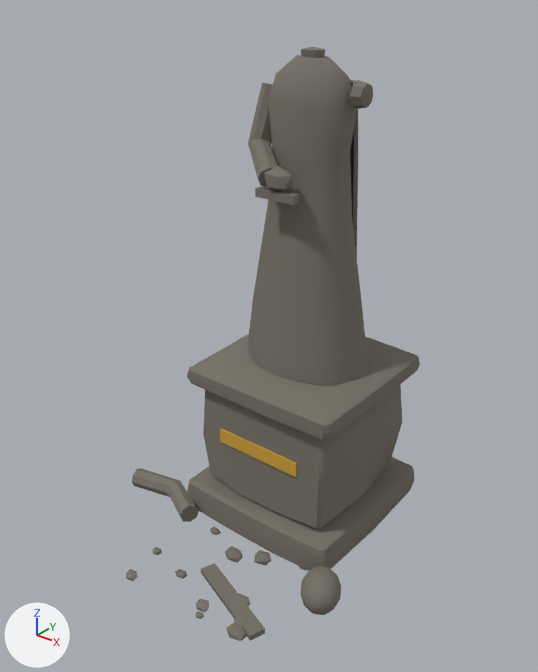
A saved change to the glTF model godot/assets/props/modelle/statue_kaputt.glb.
Before and after are seen from a 50 mm camera at (2.03, -2.85, 2.75) aimed at (0.05, -0.37, 1.21). The axes (+X, +Y, +Z) are drawn at lower left. The lights are the same throughout. The picture after the commit comes second. Vertices at exactly the same position are counted once.

Script lines for the objects in view, before the commit:
```python
me_statue_kaputt = bpy.data.meshes.new('statue_kaputt')
me_statue_kaputt.from_pydata(...)  # 742 vertices, 1380 faces; spans x -0.86..0.65, y -1.07..0.48, z -0.01..2.46
# faces by material slot: [1368, 12]
me_statue_kaputt.materials.append(mat_stein)  # grey #797369
me_statue_kaputt.materials.append(mat_fahne_gold)  # orange #cd9f35
ob_statue_kaputt = bpy.data.objects.new('statue_kaputt', me_statue_kaputt)
ob_statue_kaputt.location = (0.0, 0.0, 0.0)
```
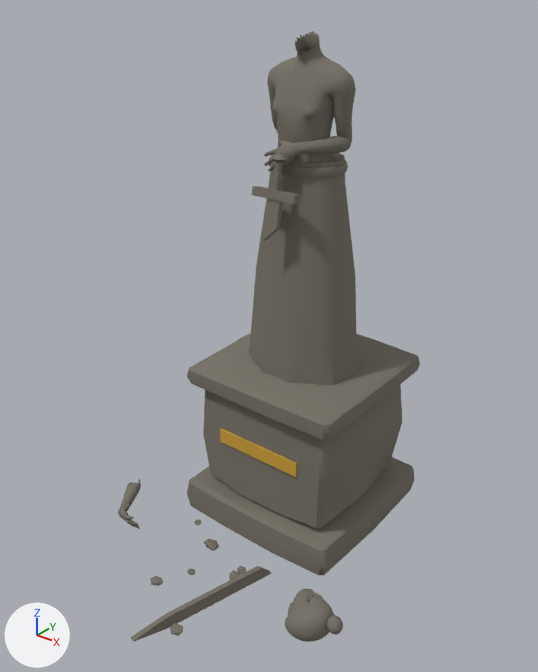
Changed parts and their boxes [x1, y1, x2, y2] in the pictures (538 x 672 px; the box of a moved part takes in the faces that stretch with it):
'statue_kaputt', reshaped: before [126, 47, 420, 641]; after [118, 31, 420, 642]
part 1 of me_statue_kaputt, moved or reshaped: before [255, 187, 299, 205]; after [252, 186, 300, 204]
part 2 of me_statue_kaputt, moved or reshaped (not visible afterwards): before [225, 546, 243, 563]
part 3 of me_statue_kaputt, moved or reshaped: before [175, 569, 187, 579]; after [150, 576, 163, 586]
part 4 of me_statue_kaputt, moved or reshaped: before [196, 599, 209, 613]; after [170, 623, 183, 636]
part 5 of me_statue_kaputt, moved or reshaped (not visible afterwards): before [210, 526, 221, 535]
part 6 of me_statue_kaputt, moved or reshaped (not visible afterwards): before [153, 547, 162, 555]
part 7 of me_statue_kaputt, moved or reshaped: before [195, 611, 204, 619]; after [195, 519, 201, 525]
part 8 of me_statue_kaputt, moved or reshaped: before [237, 593, 250, 606]; after [187, 568, 195, 575]
part 9 of me_statue_kaputt, moved or reshaped: before [126, 569, 138, 581]; after [204, 539, 219, 551]
part 10 of me_statue_kaputt, moved or reshaped (not visible afterwards): before [234, 616, 247, 626]
part 11 of me_statue_kaputt, moved or reshaped (not visible afterwards): before [226, 623, 247, 641]
part 12 of me_statue_kaputt, moved or reshaped: before [299, 566, 307, 571]; after [237, 566, 246, 574]
part 13 of me_statue_kaputt, moved or reshaped: before [254, 550, 272, 566]; after [229, 571, 240, 580]
part 14 of me_statue_kaputt, added: after [118, 478, 141, 529]
part 15 of me_statue_kaputt, added: after [327, 615, 343, 635]
part 16 of me_statue_kaputt, added: after [269, 156, 348, 177]
part 17 of me_statue_kaputt, added: after [131, 566, 271, 642]
part 18 of me_statue_kaputt, deleted: before [350, 80, 373, 109]
part 19 of me_statue_kaputt, cut back: before [132, 468, 341, 641]; after [285, 588, 334, 642]
part 20 of me_statue_kaputt, reshaped: before [248, 47, 368, 386]; after [249, 31, 359, 385]

The edits, one by one:
me_statue_kaputt is used by ob_statue_kaputt; location (0.0, 0.0, 0.0).
me_statue_kaputt had 742 vertices, 1380 faces and spanned x -0.86..0.65, y -1.07..0.48, z -0.01..2.46.
me_statue_kaputt now has 5017 vertices, 9584 faces and spans x -0.86..0.77, y -1.32..0.48, z -0.02..2.53.
me_statue_kaputt part 1: the loose piece of 8 vertices spanning x -0.11..0.11, y -0.27..-0.23, z 1.83..1.87 is moved by (0.0, -0.01, 0.01).
me_statue_kaputt part 2: the loose piece of 12 vertices spanning x -0.05..0.05, y -0.65..-0.56, z -0.01..0.05 is moved by (0.4, 0.42, 0.0).
me_statue_kaputt part 3: the loose piece of 12 vertices spanning x -0.15..-0.09, y -0.9..-0.85, z -0.01..0.03 is moved by (-0.06, -0.11, 0.0).
me_statue_kaputt part 4: the loose piece of 12 vertices spanning x 0.07..0.15, y -0.99..-0.93, z -0.01..0.03 is moved by (0.01, -0.18, 0.0).
me_statue_kaputt part 5: the loose piece of 12 vertices spanning x -0.23..-0.17, y -0.55..-0.5, z 0.0..0.03 is moved by (-0.09, 0.26, 0.0).
me_statue_kaputt part 6: the loose piece of 12 vertices spanning x -0.36..-0.31, y -0.86..-0.82, z -0.01..0.03 is moved by (0.12, 0.79, 0.0).
me_statue_kaputt part 7: the loose piece of 12 vertices spanning x 0.12..0.16, y -1.03..-0.99, z -0.01..0.02 is moved by (-0.47, 0.48, 0.0).
me_statue_kaputt part 8: the loose piece of 12 vertices spanning x 0.2..0.29, y -0.86..-0.79, z -0.01..0.04 is scaled about its middle by (0.533, 0.548, 0.481), then moved by (-0.34, 0.0, -0.01).
me_statue_kaputt part 9: the loose piece of 12 vertices spanning x -0.34..-0.27, y -1.07..-1.01, z -0.01..0.03 is moved by (0.16, 0.42, 0.0).
me_statue_kaputt part 10: the loose piece of 12 vertices spanning x 0.29..0.37, y -0.96..-0.89, z -0.01..0.04 is moved by (-0.55, 0.67, 0.0).
me_statue_kaputt part 11: the loose piece of 12 vertices spanning x 0.31..0.39, y -1.02..-0.95, z -0.01..0.04 is scaled about its middle by (1.04, 1.1, 1.12), then moved by (-0.33, 0.84, 0.0).
me_statue_kaputt part 12: the loose piece of 12 vertices spanning x 0.3..0.37, y -0.46..-0.42, z -0.01..0.03 is moved by (-0.23, -0.22, 0.0).
me_statue_kaputt part 13: the loose piece of 12 vertices spanning x 0.08..0.2, y -0.57..-0.49, z -0.01..0.04 is scaled about its middle by (0.656, 0.655, 0.673), then moved by (-0.03, -0.18, -0.01).
me_statue_kaputt part 14: a new loose piece of 752 vertices spanning x -0.86..-0.52, y -0.81..-0.52, z 0.0..0.13, in mat_stein (grey #797369).
me_statue_kaputt part 15: a new loose piece of 86 vertices spanning x 0.69..0.77, y -0.79..-0.71, z 0.08..0.16, in mat_stein (grey #797369).
me_statue_kaputt part 16: a new loose piece of 73 vertices spanning x -0.2..0.2, y -0.18..0.14, z 1.93..1.97, in mat_stein (grey #797369).
me_statue_kaputt part 17: a new loose piece of 20 vertices spanning x -0.01..0.22, y -1.32..-0.55, z -0.02..0.05, in mat_stein (grey #797369).
me_statue_kaputt part 18: the loose piece of 18 vertices spanning x 0.24..0.3, y -0.06..0.06, z 2.22..2.34 is deleted.
me_statue_kaputt part 19: 80 vertices removed from x -0.86..0.65, y -0.97..-0.39, z -0.01..0.21; 1947 vertices added at x 0.46..0.71, y -0.87..-0.62, z 0.0..0.19.
me_statue_kaputt part 20: 5 vertices moved within x -0.06..0.28, y -0.22..-0.03, z 0.92..2.42; 275 vertices removed from x -0.34..0.34, y -0.29..0.25, z 0.91..2.46; 1624 vertices added at x -0.3..0.3, y -0.31..0.23, z 0.92..2.53.
Other edits to the shape of me_statue_kaputt do not show in these pictures.
